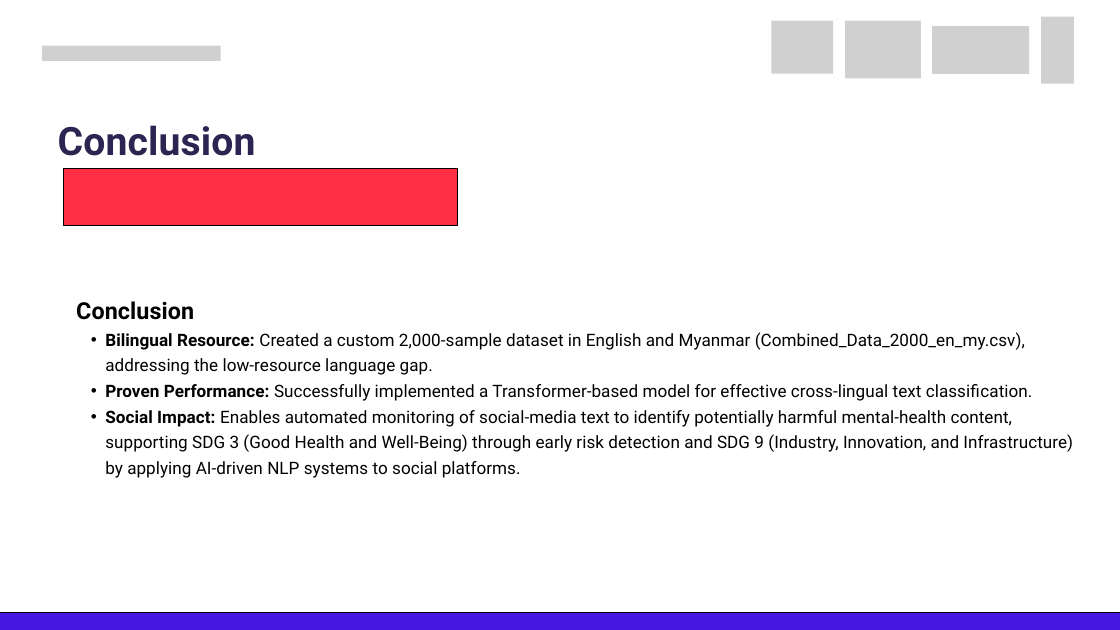
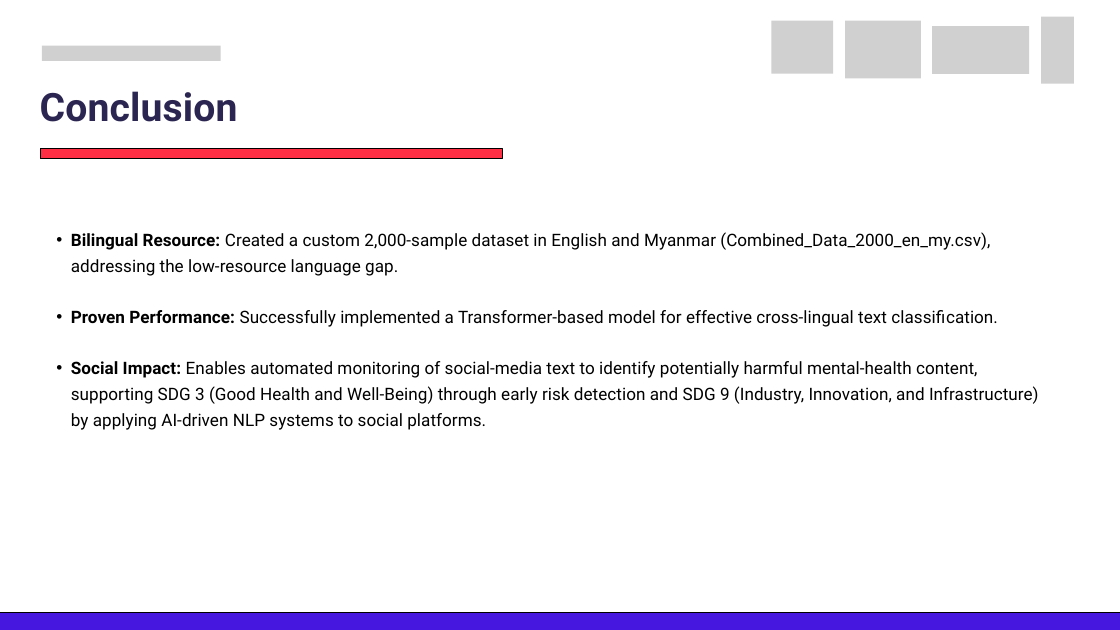
Before and after one commit to edasaruhan/FTL_Myanmar_Gr12, a slide deck: slide 19 of Final Presentation/Frontier_Tech_Leaders_ Programme_Capstone_Group12.pptx.pptx. Drawn at 1120x630 pixels with LibreOffice and Linux fonts; fonts in the diff are those of the drawing; grey boxes stand for pictures. Boxes give left, top, right and bottom in pixels: in the first picture for what was removed or moved away, otherwise in the second. Text is boxed around its words. In the diff, an @@ line names an element or a change of style, - is before the commit and + after.

```diff
--- a/Final Presentation/Frontier_Tech_Leaders_ Programme_Capstone_Group12.pptx.pptx
+++ b/Final Presentation/Frontier_Tech_Leaders_ Programme_Capstone_Group12.pptx.pptx
@@ text "Conclusion": place and size @@
-text "Conclusion" at [58, 125, 256, 156]
+text "Conclusion" at [40, 91, 238, 122]
@@ freeform shape: place and size @@
-freeform shape at [64, 169, 458, 226]
+freeform shape at [40, 148, 502, 158]
@@ text "Bilingual Resource: Created a custom ...": place and size @@
-text "Bilingual Resource: Created a custom ..." at [76, 301, 1073, 478]
+text "Bilingual Resource: Created a custom ..." at [71, 232, 1039, 430]
@@ text at [76, 301, 194, 320]: paragraph removed @@
-Conclusion
```
Also in this commit, not shown: 17 other slides changed, 1 other file.
